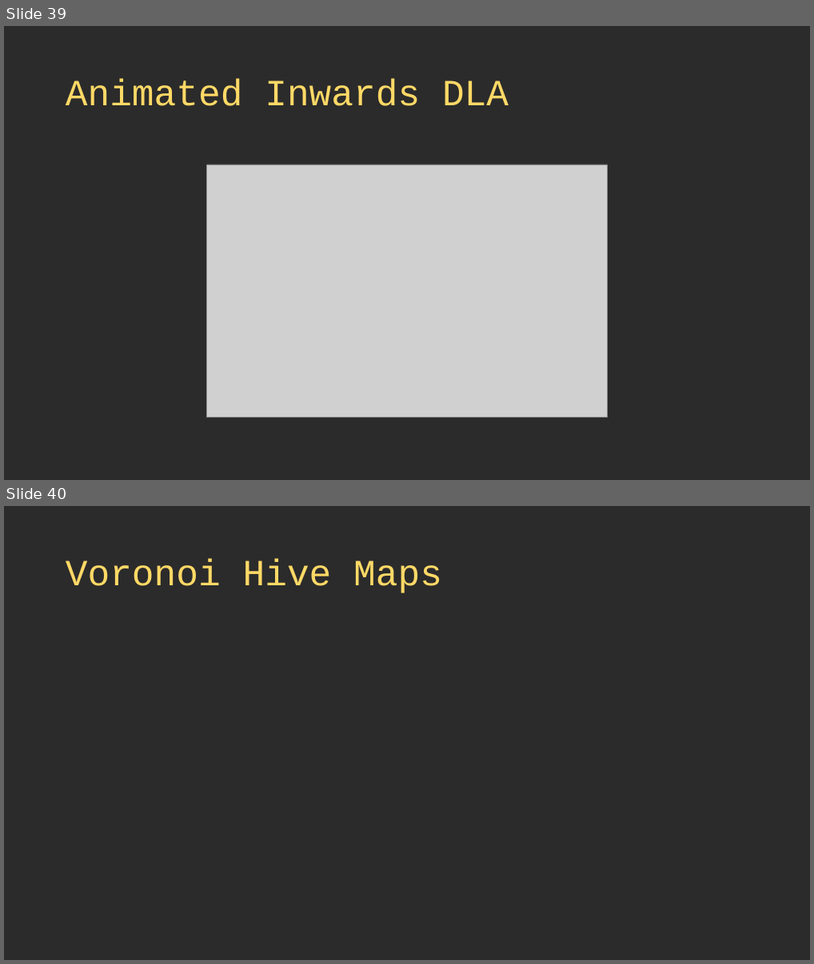
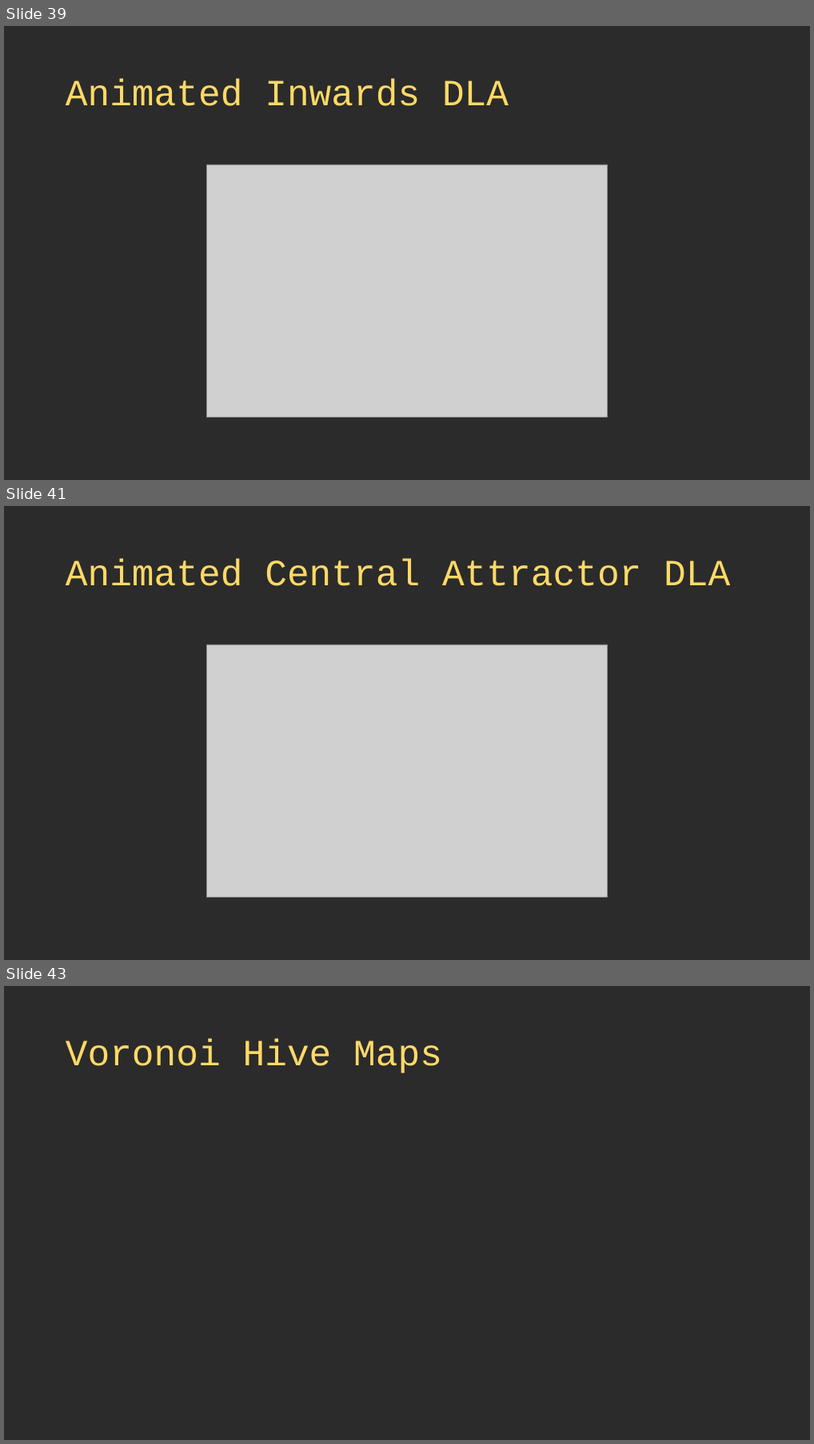
Before and after one commit to thebracket/roguelike-celebration-2020, a slide deck: Procedural Map Generation Techniques.pptx. Shown one above the other, each under a label of ours: slides 39 and 40 before the commit, slides 39, 41 and 43 after it; the slides between them are not shown. The pictures are 814x964 and 814x1444 pixels, drawn with LibreOffice and Linux fonts; fonts in the diff are those of the drawing; grey boxes stand for pictures; background and template pictures are left out; a plain dark background stands for a picture behind light text. Boxes give left, top, right and bottom in pixels: in the first picture for what was removed or moved away, otherwise in the second. Text is boxed around its words. In the diff, an @@ line names an element or a change of style, - is before the commit and + after.

Commit message:
DLA attractor and symmetry.

```diff
--- a/Procedural Map Generation Techniques.pptx
+++ b/Procedural Map Generation Techniques.pptx
@@ slide 41 added at bbox=[4, 506, 810, 960], background picture (left out) @@
@@ title added at bbox=[66, 560, 730, 586], 44 pt, text #FFD966 @@
+Animated Central Attractor DLA
@@ picture added at bbox=[206, 644, 607, 897] @@
@@ what was slide 40 is now slide 43 @@
```
Also in this commit, not shown: 2 other slides added, 8 other files.
